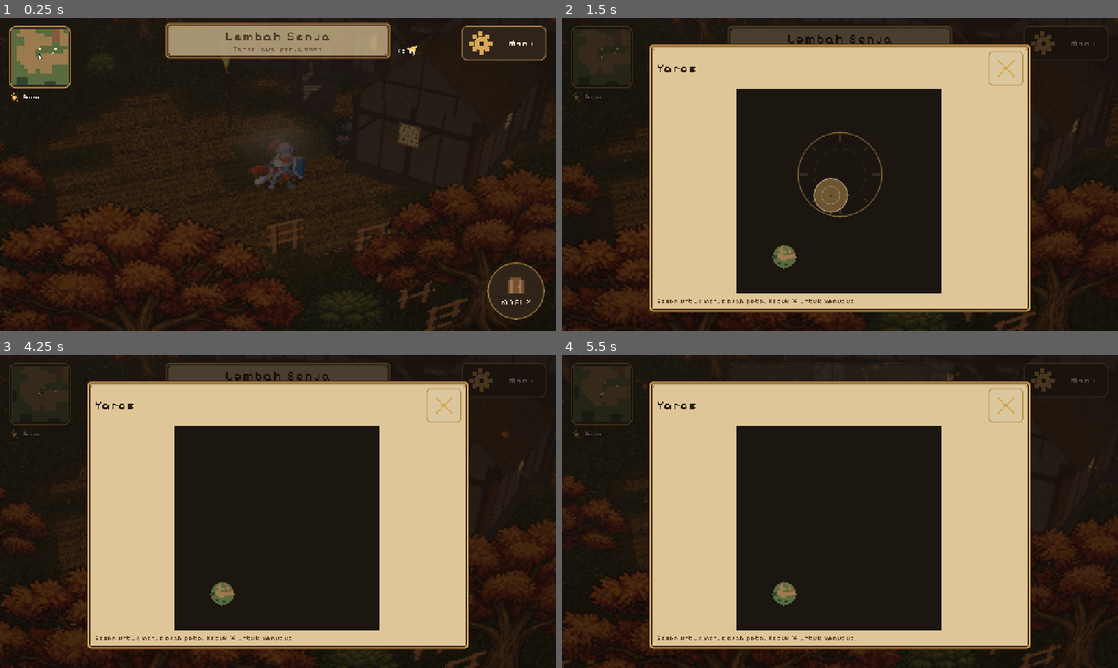
Above: before the commit, frames 1-4 (two rows, left to right).
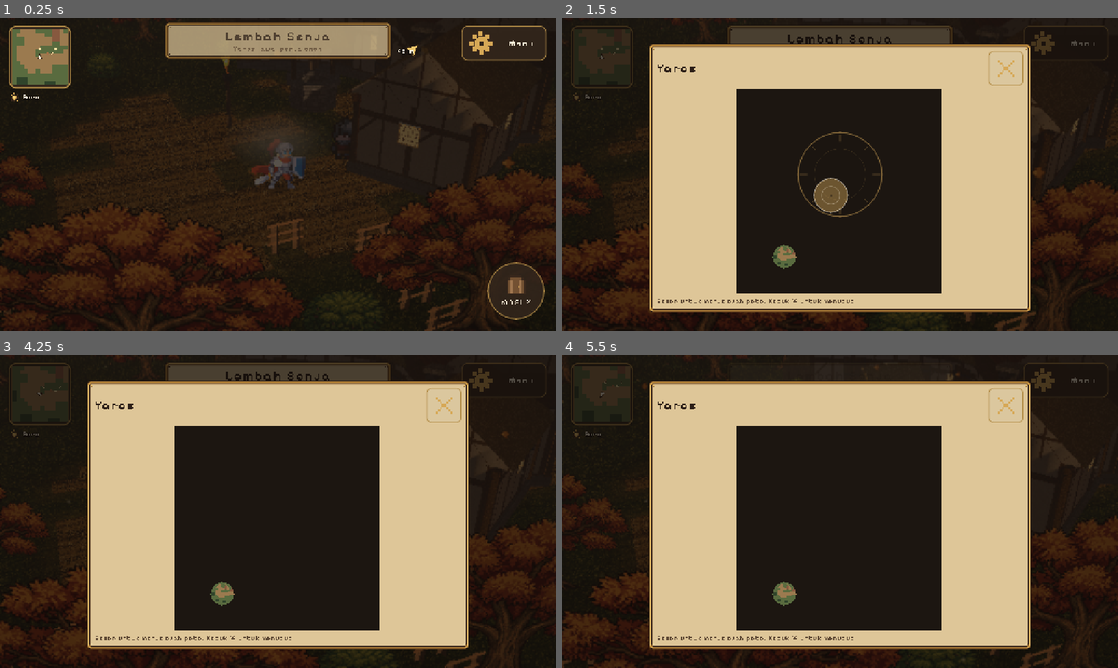
Above: after the commit, the same moments.

Repository: KyokoApp/GodotMe
Game: Godot game, scene res://game/Main.tscn
Same seed, same stepped clock (60 frames per second), same inputs: the game is played once before the commit and once after it.
Inputs (mouse positions are in pixels of both pictures, inside the frame that each line leads up to):
- Up to frame 1 (0.25 s): no input
- Up to frame 2 (1.5 s): tap Enter at 0.5 s; drag from (600, 55) to (895, 105) at 0.52 s; drag from (840, 174) to (812, 237) at 1.27 s
- Up to frame 3 (4.25 s): move the mouse to (333, 442) at 2.02 s; hold Right (ui_right) 2.03-2.75 s; tap Enter at 2.1, 3.6 s; drag from (250, 574) to (111, 464) at 2.77 s; move the mouse to (444, 558) at 3.52 s; hold Left (ui_left) from 3.53 s (still down); tap Space at 3.77 s
- Up to frame 4 (5.5 s): release Left (ui_left) at 4.25 s; drag from (673, 464) to (756, 433) at 4.27 s; move the mouse to (867, 511) at 5.02 s; hold Down (ui_down) from 5.03 s (still down); tap Enter at 5.1 s; click (867, 511) at 5.17 s

The runs differ from the first frame. In frame 1, less than 0.1% of the frame differs, in the area x 63-100%, y 0-34%; in frame 2, less than 0.1%; in frame 3, less than 0.1%; in frame 4, less than 0.1%.

Commit message:
3B: atap pelana ditutup di ujung (dulu kedua ujung atap terbuka) + catatan desain & angka nyata
Co-authored-by: arena-agent <297053741+arena-agent@users.noreply.github.com>

Diff:
--- a/game/game/tests/BuildingTest.gd
+++ b/game/game/tests/BuildingTest.gd
@@ -554,7 +554,9 @@
 	env.fog_light_color = Color(0.74, 0.68, 0.62)
 	env.fog_light_energy = 0.55
 	env.fog_density = 0.006
-	env.fog_sky_affect = 0.35
+	# 0, not the game's 0.35: this stage has no sky shader, so fog on the
+	# background only washed the blue out to grey
+	env.fog_sky_affect = 0.0
 	env.adjustment_enabled = true
 	env.adjustment_contrast = 1.08
 	env.adjustment_saturation = 1.12
--- a/game/game/world/BuildingKit.gd
+++ b/game/game/world/BuildingKit.gd
@@ -224,41 +224,49 @@
 static func _gable_roof(b: Dictionary, mn: Vector3, mx: Vector3, ridge_h: float,
 		cell: Vector2, tile: float, tint: Color, axis: String = "x",
 		inset: float = 0.0, end_cell: Vector2 = Vector2.ZERO) -> void:
+	# `inset` pulls the ROOF's end planes in as well as the gable wall, and that is
+	# the whole point: the first version left the roof overhanging by 0.42 m while
+	# the gable was inset back to the wall, so the two ends of the roof were open
+	# and you saw the inside of both slopes - a bright thatch sliver beside every
+	# cottage in the capture. A gable roof overhangs at the EAVES, not at the
+	# gable ends.
+	var x0 := mn.x + (inset if axis == "x" else 0.0)
+	var x1 := mx.x - (inset if axis == "x" else 0.0)
+	var z0 := mn.z + (inset if axis != "x" else 0.0)
+	var z1 := mx.z - (inset if axis != "x" else 0.0)
 	var rz := (mn.z + mx.z) * 0.5
 	var rx := (mn.x + mx.x) * 0.5
 	var ends: Vector2 = end_cell if end_cell != Vector2.ZERO else cell
 	if axis == "x":
 		# front slope (+z) and back slope (-z), both from the eaves up to the ridge
-		_quad(b, Vector3(mn.x, mx.y, mx.z), Vector3(mx.x, mx.y, mx.z),
-			Vector3(mx.x, ridge_h, rz), Vector3(mn.x, ridge_h, rz),
+		_quad(b, Vector3(x0, mx.y, mx.z), Vector3(x1, mx.y, mx.z),
+			Vector3(x1, ridge_h, rz), Vector3(x0, ridge_h, rz),
 			Vector3(0.0, 1.0, 0.7).normalized(), cell, tile, tint)
-		_quad(b, Vector3(mx.x, mx.y, mn.z), Vector3(mn.x, mx.y, mn.z),
-			Vector3(mn.x, ridge_h, rz), Vector3(mx.x, ridge_h, rz),
+		_quad(b, Vector3(x1, mx.y, mn.z), Vector3(x0, mx.y, mn.z),
+			Vector3(x0, ridge_h, rz), Vector3(x1, ridge_h, rz),
 			Vector3(0.0, 1.0, -0.7).normalized(), cell, tile, tint)
-		# the gable ends: base on the wall (not on the eaves overhang), apex on the
-		# ridge - a peak wider than its own house is the classic give-away
-		_tri(b, Vector3(mn.x + inset, mx.y, mn.z + inset),
-			Vector3(mn.x + inset, mx.y, mx.z - inset),
-			Vector3(mn.x + inset, ridge_h, rz), Vector3.LEFT, ends, tile, tint)
-		_tri(b, Vector3(mx.x - inset, mx.y, mx.z - inset),
-			Vector3(mx.x - inset, mx.y, mn.z + inset),
-			Vector3(mx.x - inset, ridge_h, rz), Vector3.RIGHT, ends, tile, tint)
+		# the two ends: a triangle on the wall plane, apex on the ridge. It is the
+		# cap of the roof as well as the gable wall, so nothing is left open
+		_tri(b, Vector3(x0, mx.y, mn.z), Vector3(x0, mx.y, mx.z),
+			Vector3(x0, ridge_h, rz), Vector3.LEFT, ends, tile, tint)
+		_tri(b, Vector3(x1, mx.y, mx.z), Vector3(x1, mx.y, mn.z),
+			Vector3(x1, ridge_h, rz), Vector3.RIGHT, ends, tile, tint)
 		# ridge
-		_box(b, Vector3(mn.x - 0.06, ridge_h - 0.08, rz - 0.1),
-			Vector3(mx.x + 0.06, ridge_h + 0.06, rz + 0.1), cell, tile, tint)
+		_box(b, Vector3(x0 - 0.06, ridge_h - 0.08, rz - 0.1),
+			Vector3(x1 + 0.06, ridge_h + 0.06, rz + 0.1), cell, tile, tint)
 	else:
-		_quad(b, Vector3(mx.x, mx.y, mx.z), Vector3(mx.x, mx.y, mn.z),
-			Vector3(rx, ridge_h, mn.z), Vector3(rx, ridge_h, mx.z),
+		_quad(b, Vector3(mx.x, mx.y, z1), Vector3(mx.x, mx.y, z0),
+			Vector3(rx, ridge_h, z0), Vector3(rx, ridge_h, z1),
 			Vector3(0.7, 1.0, 0.0).normalized(), cell, tile, tint)
-		_quad(b, Vector3(mn.x, mx.y, mn.z), Vector3(mn.x, mx.y, mx.z),
-			Vector3(rx, ridge_h, mx.z), Vector3(rx, ridge_h, mn.z),
+		_quad(b, Vector3(mn.x, mx.y, z0), Vector3(mn.x, mx.y, z1),
+			Vector3(rx, ridge_h, z1), Vector3(rx, ridge_h, z0),
 			Vector3(-0.7, 1.0, 0.0).normalized(), cell, tile, tint)
-		_tri(b, Vector3(mn.x, mx.y, mx.z + inset), Vector3(mx.x, mx.y, mx.z + inset),
-			Vector3(rx, ridge_h, mx.z + inset), Vector3.BACK, ends, tile, tint)
-		_tri(b, Vector3(mx.x, mx.y, mn.z - inset), Vector3(mn.x, mx.y, mn.z - inset),
-			Vector3(rx, ridge_h, mn.z - inset), Vector3.FORWARD, ends, tile, tint)
-		_box(b, Vector3(rx - 0.1, ridge_h - 0.08, mn.z - 0.06),
-			Vector3(rx + 0.1, ridge_h + 0.06, mx.z + 0.06), cell, tile, tint)
+		_tri(b, Vector3(mn.x, mx.y, z0), Vector3(mx.x, mx.y, z0),
+			Vector3(rx, ridge_h, z0), Vector3.BACK, ends, tile, tint)
+		_tri(b, Vector3(mx.x, mx.y, z1), Vector3(mn.x, mx.y, z1),
+			Vector3(rx, ridge_h, z1), Vector3.FORWARD, ends, tile, tint)
+		_box(b, Vector3(rx - 0.1, ridge_h - 0.08, z0 - 0.06),
+			Vector3(rx + 0.1, ridge_h + 0.06, z1 + 0.06), cell, tile, tint)
 
 
 # ------------------------------------------------------------------ pieces ----
Not shown, changed: docs/DESIGN_NOTES.md
Not shown, changed: docs/screenshots/01_menyiapkan.png
Not shown, changed: docs/screenshots/02_mengunduh.png
Not shown, changed: docs/screenshots/03_siap.png
Not shown, changed: docs/screenshots/04_kendala.png
Not shown, changed: docs/screenshots/05_luring.png
Not shown, changed: docs/screenshots/06_pemulihan.png
Not shown, changed: docs/screenshots/08_diorama.png
Not shown, changed: docs/screenshots/10_visual_siang.png
Not shown, changed: docs/screenshots/11_visual_malam.png
Not shown, changed: docs/screenshots/12_dialog.png
Not shown, changed: docs/screenshots/13_pilihan.png
(and 63 more such lines)
